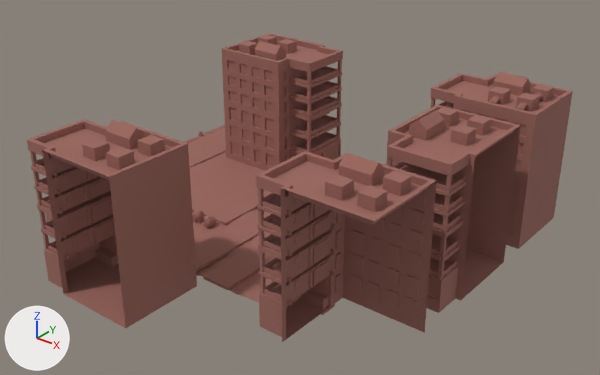
The glTF model public/map.gltf, before and after one commit.
The view is the same before and after, from a 50 mm lens placed at (34.9, -39.9, 26.0), pointed at (5.0, -2.5, 2.9). Lighting does not change. The marker at lower left points along +X, +Y and +Z. Vertices at the same position are counted once.
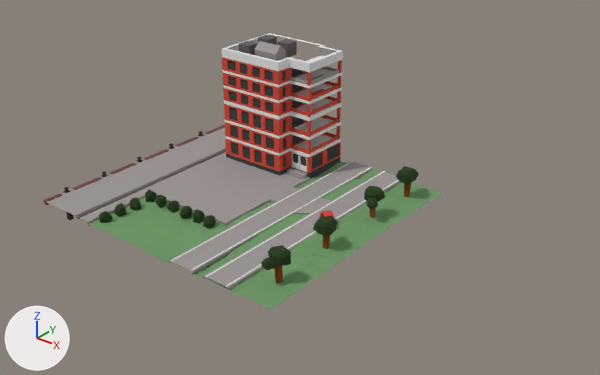
Patch to the scene script:
```diff
--- a/public/map.gltf.py
+++ b/public/map.gltf.py
@@ mat_material_grass_1 @@
+mat_material_grass_1 = principled_material('Material_Grass_1')
+mat_material_grass_1.base_color = (0.0141, 0.0423, 0.00484)  # dark green #203a0f
+mat_material_grass_1.roughness = 1.0
@@ mat_material_concrete_1 @@
+mat_material_concrete_1 = principled_material('Material_Concrete_1')
+mat_material_concrete_1.base_color = (0.121, 0.113, 0.109)  # dark grey #625e5d
+mat_material_concrete_1.roughness = 1.0
@@ mat_material_white @@
+mat_material_white = principled_material('Material_White')
+mat_material_white.base_color = (0.8, 0.8, 0.8)  # white #e7e7e7
+mat_material_white.roughness = 1.0
@@ mat_material__black @@
+mat_material__black = principled_material('Material_ Black')
+mat_material__black.base_color = (0.0428, 0.0428, 0.0428)  # black #3a3a3a
+mat_material__black.roughness = 1.0
@@ mat_material_concrete_0 @@
+mat_material_concrete_0 = principled_material('Material_Concrete_0')
+mat_material_concrete_0.base_color = (0.329, 0.308, 0.299)  # grey #9b9795
+mat_material_concrete_0.roughness = 1.0
@@ mat_material_metal_0 @@
+mat_material_metal_0 = principled_material('Material_Metal_0')
+mat_material_metal_0.base_color = (0.0338, 0.0219, 0.0162)  # brown #342922
+mat_material_metal_0.roughness = 1.0
@@ mat_material_rock @@
+mat_material_rock = principled_material('Material_Rock')
+mat_material_rock.base_color = (0.167, 0.0578, 0.049)  # brown #72443f
+mat_material_rock.roughness = 1.0
@@ mat_material_wall_0 @@
+mat_material_wall_0 = principled_material('Material_Wall_0')
+mat_material_wall_0.base_color = (0.639, 0.0642, 0.0327)  # red #d14833
+mat_material_wall_0.roughness = 1.0
@@ mat_material_grass_0 @@
+mat_material_grass_0 = principled_material('Material_Grass_0')
+mat_material_grass_0.base_color = (0.148, 0.311, 0.125)  # green #6b9763
+mat_material_grass_0.roughness = 1.0
@@ me_cube_038 @@
-me_cube_038.from_pydata(...)  # 9495 vertices, 17478 faces; spans x -11.2..17.2, y -16.8..9.6, z -2.1..9.4
+me_cube_038.from_pydata(...)  # 3298 vertices, 5687 faces; spans x -11.2..9.5, y -10.9..8.1, z -2.1..9.4
+# me_cube_038 part 1: a new loose piece of 24 vertices spanning x 7.2..8.5, y 1.0..2.4, z 1.1..2.1, in mat_material_grass_1 (dark green #203a0f)
+# me_cube_038 part 2: a new loose piece of 24 vertices spanning x 7.5..8.9, y -8.9..-7.6, z 1.1..2.1, in mat_material_grass_1 (dark green #203a0f)
+# me_cube_038 part 3: a new loose piece of 24 vertices spanning x 7.5..8.3, y -9.5..-8.6, z 1.0..1.7, in mat_material_grass_1 (dark green #203a0f)
+# me_cube_038 part 4: a new loose piece of 23 vertices spanning x 7.6..8.1, y 1.4..1.9, z -0.6..1.4
+# me_cube_038 part 5: a new loose piece of 23 vertices spanning x 7.8..8.3, y -8.6..-8.1, z -0.6..1.4
+# me_cube_038 part 6: 132 loose pieces with 5748 vertices, spanning x -4.7..17.2, y -16.8..9.6, z -0.7..9.4, are deleted
+# me_cube_038 part 7: 74 vertices moved within x -1.3..8.0, y -3.5..7.5, z 0.4..7.9; 717 vertices removed from x -11.1..9.5, y -10.9..8.1, z -2.1..8.7; 126 vertices added at x -4.0..8.6, y -10.8..8.0, z -0.6..8.7
+# me_cube_038 part 8: 112 faces spanning x -6.4..0.8, y 2.6..8.0, z -0.3..7.9 switch from mat_material (brown #9b685e) to mat_material__black (black #3a3a3a)
+# me_cube_038 part 9: 463 faces spanning x -11.1..-10.7, y -10.8..7.3, z -0.2..0.1 switch from mat_material (brown #9b685e) to mat_material_rock (brown #72443f)
+# me_cube_038 part 10: 347 faces spanning x -7.9..6.4, y -10.9..8.1, z -0.7..9.4 switch from mat_material (brown #9b685e) to mat_material_concrete_0 (grey #9b9795)
+# me_cube_038 part 11: 361 faces spanning x -6.5..9.5, y -10.8..8.0, z -0.4..0.1 switch from mat_material (brown #9b685e) to mat_material_grass_0 (green #6b9763)
+# me_cube_038 part 12: 799 faces spanning x -6.1..8.5, y -10.2..6.9, z -0.3..2.1 switch from mat_material (brown #9b685e) to mat_material_grass_1 (dark green #203a0f)
+# me_cube_038 part 13: 465 faces spanning x -6.4..6.2, y -10.9..8.1, z 0.0..8.7 switch from mat_material (brown #9b685e) to mat_material_white (white #e7e7e7)
+# me_cube_038 part 14: 824 faces spanning x -6.4..0.8, y 2.6..8.0, z 0.4..8.3 switch from mat_material (brown #9b685e) to mat_material_wall_0 (red #d14833)
+# me_cube_038 part 15: 427 faces spanning x -11.2..6.9, y -9.1..8.0, z -2.1..0.8 switch from mat_material (brown #9b685e) to mat_material_metal_0 (brown #342922)
+# me_cube_038 part 16: 712 faces spanning x -7.6..-2.7, y -10.8..8.0, z -0.1..9.0 switch from mat_material (brown #9b685e) to mat_material_concrete_1 (dark grey #615f5d)
+me_cube_038.materials.append(mat_material_wood)  # brown #7f4304
+me_cube_038.materials.append(mat_material_red)  # red #d13a37
+me_cube_038.materials.append(mat_material__beige)  # yellow #d1b86a
```

Boxes [x1, y1, x2, y2] around the edits, measured in the pictures (600 x 375 px):
'Cube.006', reshaped (27% narrower, 10% shorter)
    before: [27, 33, 573, 342]
    after: [43, 33, 442, 310]
part 1 of me_cube_038, added
    after: [364, 186, 385, 202]
part 2 of me_cube_038, added
    after: [268, 245, 291, 266]
part 3 of me_cube_038, added
    after: [261, 257, 275, 270]
part 4 of me_cube_038, added
    after: [369, 208, 376, 218]
part 5 of me_cube_038, added
    after: [274, 266, 283, 283]
part 6 of me_cube_038, deleted (brown)
    before: [27, 72, 573, 342]
part 7 of me_cube_038, cut back
    before: [45, 33, 340, 293]
    after: [203, 49, 411, 293]
part 8 of me_cube_038, recoloured (brown to black)
    both: [226, 60, 339, 171]
part 9 of me_cube_038, recoloured
    before: [184, 125, 225, 143]
    after: [44, 125, 225, 205]
part 10 of me_cube_038, recoloured (brown to grey)
    before: [190, 41, 339, 290]
    after: [80, 41, 401, 290]
part 11 of me_cube_038, recoloured (brown to green)
    before: [193, 210, 272, 303]
    after: [89, 161, 442, 310]
part 12 of me_cube_038, recoloured (brown to green)
    before: [192, 209, 216, 228]
    after: [99, 166, 419, 228]
part 13 of me_cube_038, recoloured (brown to grey)
    both: [195, 45, 343, 287]
part 14 of me_cube_038, recoloured (brown to red)
    both: [222, 57, 342, 168]
part 15 of me_cube_038, recoloured
    before: [198, 131, 204, 136]
    after: [64, 131, 320, 220]
part 16 of me_cube_038, recoloured (brown to grey)
    both: [189, 35, 297, 168]
